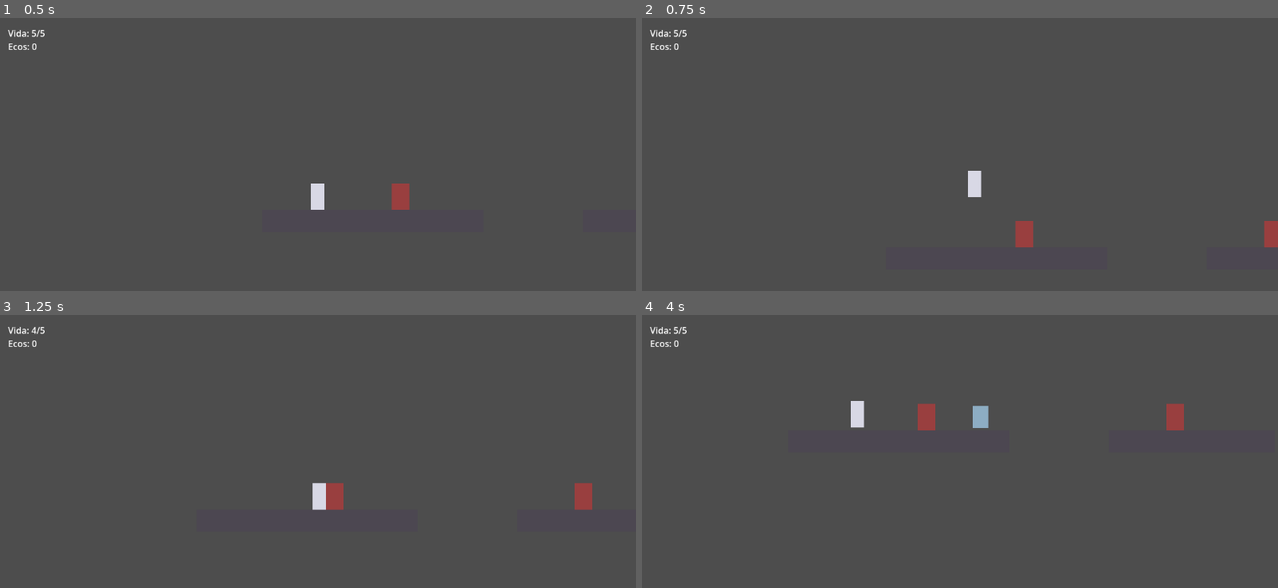
Above: before the commit, frames 1-4 (two rows, left to right).
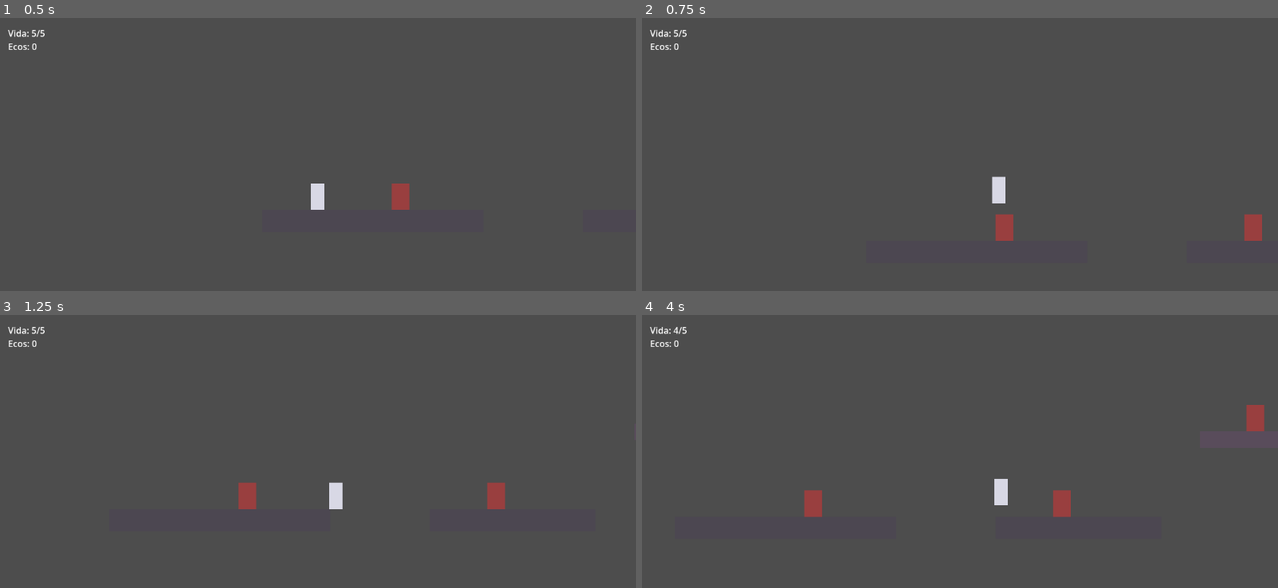
Above: after the commit, the same moments.

Repository: fcorguez92/desmemoria
Game: Godot game, scene res://scenes/test_level/test_level.tscn
Two runs of this game, one before a commit and one after it. Both use one fixed random seed, a clock stepped at 60 frames per second and the inputs below.
Inputs:
- Up to frame 1 (0.5 s): no input
- Up to frame 2 (0.75 s): tap Enter (ui_accept) at 0.5 s; hold Right (ui_right) from 0.53 s (still down); tap Shift (dash, bound only after the commit) at 0.6 s
- Up to frame 3 (1.25 s): keep holding Right (ui_right); tap Enter (ui_accept) at 0.77 s
- Up to frame 4 (4 s): tap X (attack) at 1.35, 3.6 s; tap Enter (ui_accept) at 1.52, 3.02, 3.77 s; tap Shift (dash, bound only after the commit) at 1.55, 2.1, 2.85, 3.8 s; release Right (ui_right) at 2.03 s; hold Left (ui_left) 2.03-2.78 s; hold Right (ui_right) from 2.78 s (still down)

Frame 1 is identical in both runs. In frame 2, 1.4% of the frame differs, in the area x 51-100%, y 55-84%; in frame 3, 1.3%; in frame 4, 2.0%, in the area x 4-98%, y 4-75%.

Commit message:
Add the dash ability and a dash-gated gap in the test level.
Dash is a short horizontal burst (Left Shift) that overrides gravity and
normal movement for its duration, with a cooldown. Added a new platform
past the end of the test level, separated by a gap wide enough that a
normal jump alone falls short (verified with a scripted headless test:
jump-only falls into the gap and respawns, jump+dash clears it), so the
ability-gated-traversal pillar of the design is now testable, not just
combat and the death loop.

Co-Authored-By: Claude Sonnet 5 <noreply@anthropic.com>

Diff:
--- a/project.godot
+++ b/project.godot
@@ -21,3 +21,8 @@
 "events": [Object(InputEventKey,"resource_local_to_scene":false,"resource_name":"","device":-1,"window_id":0,"alt_press …(190 unchanged characters)…
 ]
 }
+dash={
+"deadzone": 0.5,
+"events": [Object(InputEventKey,"resource_local_to_scene":false,"resource_name":"","device":-1,"window_id":0,"alt_pressed":false,"shift_pressed":false,"ctrl_pressed":false,"meta_pressed":false,"pressed":false,"keycode":0,"physical_keycode":4194325,"key_label":0,"unicode":0,"location":0,"echo":false,"script":null)
+]
+}
--- a/scenes/player/player.gd
+++ b/scenes/player/player.gd
@@ -19,6 +19,9 @@
 @export var camera_look_speed: float = 4.0
 @export var max_health: int = 5
 @export var hit_invulnerability_time: float = 0.6
+@export var dash_speed: float = 900.0
+@export var dash_duration: float = 0.15
+@export var dash_cooldown: float = 0.4
 
 var coyote_timer: float = 0.0
 var jump_buffer_timer: float = 0.0
@@ -29,6 +32,10 @@
 var invulnerable_timer: float = 0.0
 var active_echo: Node = null
 var last_grounded_position: Vector2
+var is_dashing: bool = false
+var dash_timer: float = 0.0
+var dash_cooldown_timer: float = 0.0
+var dash_direction: int = 1
 
 @onready var spawn_position: Vector2 = global_position
 @onready var visual: Polygon2D = $Visual
@@ -101,6 +108,21 @@
 
 	invulnerable_timer = max(invulnerable_timer - delta, 0.0)
 
+	# El dash es un empujón horizontal recto que ignora la gravedad durante
+	# su duración: por eso pisa la velocity calculada arriba justo antes de
+	# mover al personaje, en vez de mezclarse con el resto del movimiento.
+	dash_cooldown_timer = max(dash_cooldown_timer - delta, 0.0)
+	if Input.is_action_just_pressed("dash") and not is_dashing and dash_cooldown_timer <= 0.0:
+		is_dashing = true
+		dash_timer = dash_duration
+		dash_cooldown_timer = dash_cooldown
+		dash_direction = facing
+	if is_dashing:
+		dash_timer -= delta
+		velocity = Vector2(dash_direction * dash_speed, 0.0)
+		if dash_timer <= 0.0:
+			is_dashing = false
+
 	move_and_slide()
 
 	if global_position.y > fall_death_y:
--- a/scenes/test_level/test_level.tscn
+++ b/scenes/test_level/test_level.tscn
@@ -11,6 +11,9 @@
 
 [sub_resource type="RectangleShape2D" id="RectangleShape2D_platform_c"]
 size = Vector2(200, 30)
+
+[sub_resource type="RectangleShape2D" id="RectangleShape2D_ground_d"]
+size = Vector2(300, 30)
 
 [node name="TestLevel" type="Node2D"]
 
@@ -55,3 +58,13 @@
 
 [node name="Enemy3" parent="." instance=ExtResource("2_enemy")]
 position = Vector2(1050, 201)
+
+[node name="GroundD" type="StaticBody2D" parent="."]
+position = Vector2(1580, 240)
+
+[node name="CollisionShape2D" type="CollisionShape2D" parent="GroundD"]
+shape = SubResource("RectangleShape2D_ground_d")
+
+[node name="Visual" type="Polygon2D" parent="GroundD"]
+color = Color(0.32, 0.45, 0.35, 1)
+polygon = PackedVector2Array(-150, -15, 150, -15, 150, 15, -150, 15)
Not shown: 1 places in scenes/test_level/test_level.tscn that only renumber resources
